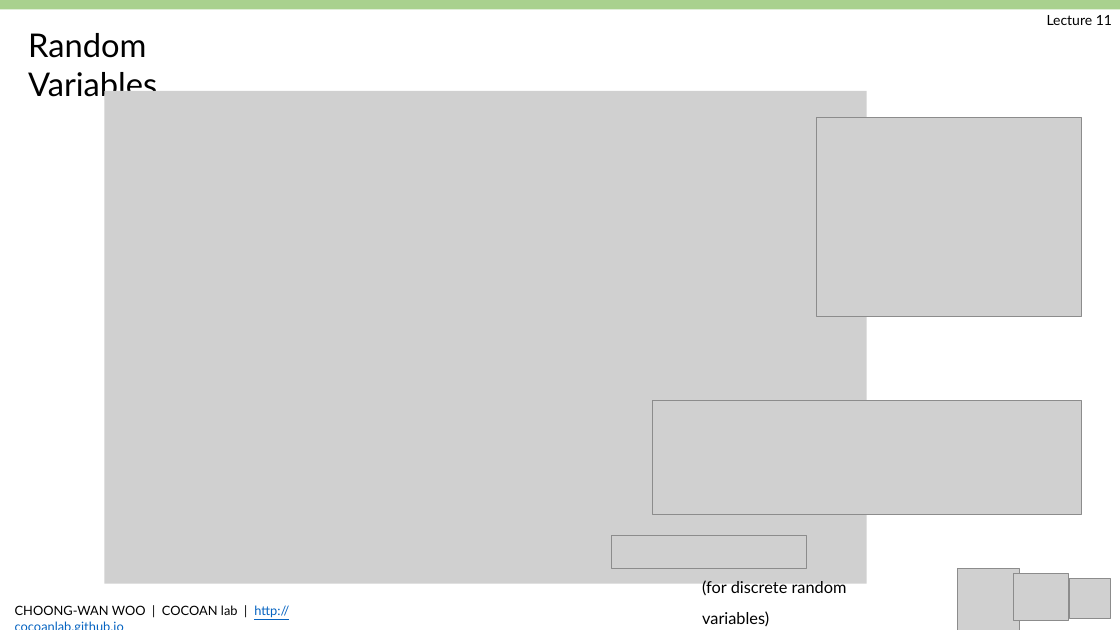
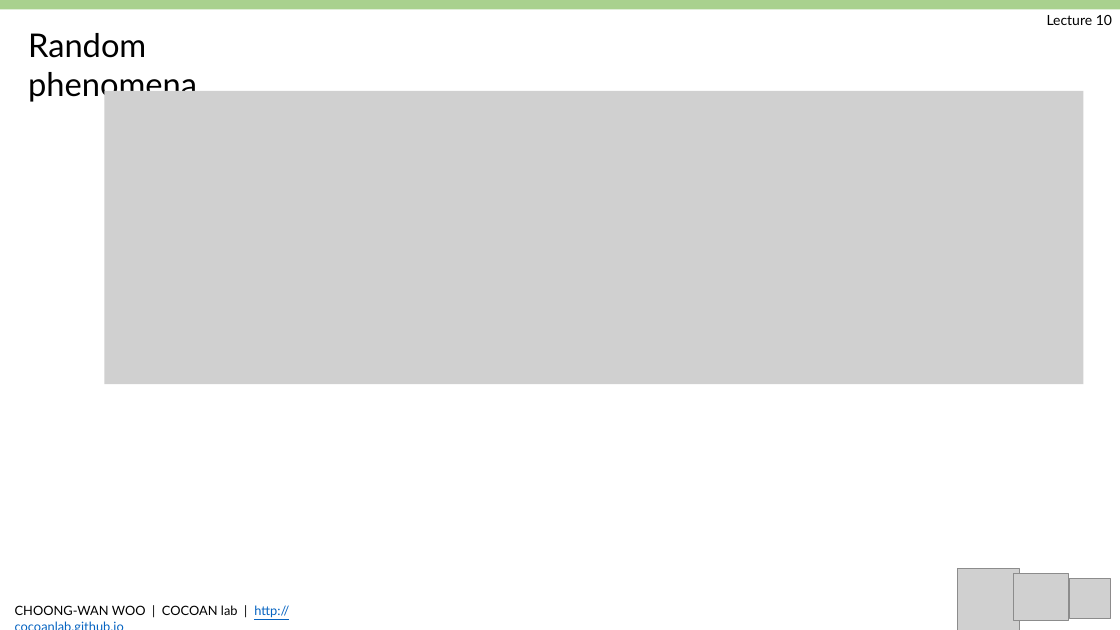
Before and after one commit to jun-hyeok/GBE3037-41_BME-Probability-and-Stability_2019Spring, a slide deck: slide 3 of slides/Woo_GBE3037_L10.pptx. Drawn at 1120x630 pixels with LibreOffice and Linux fonts; fonts in the diff are those of the drawing; grey boxes stand for pictures. Boxes give left, top, right and bottom in pixels: in the first picture for what was removed or moved away, otherwise in the second. Text is boxed around its words. In the diff, an @@ line names an element or a change of style, - is before the commit and + after.

```diff
--- a/slides/Woo_GBE3037_L10.pptx
+++ b/slides/Woo_GBE3037_L10.pptx
@@ text at bbox=[1047, 15, 1112, 25]: text changed @@
-Lecture 11
+Lecture 10
@@ text at bbox=[28, 33, 197, 102]: text changed @@
-Random Variables
+Random phenomena
@@ picture: place and size @@
-picture at bbox=[104, 91, 867, 584]
+picture at bbox=[104, 91, 1084, 384]
@@ picture removed at bbox=[816, 118, 1081, 316] @@
@@ picture removed at bbox=[652, 401, 1081, 514] @@
@@ picture removed at bbox=[612, 536, 807, 569] @@
@@ text removed at bbox=[702, 580, 847, 626] @@
-(for discrete random variables)
```
Also in this commit, not shown: 7 other slides changed, 7 slides added, 2 slides removed, 2 other files.
